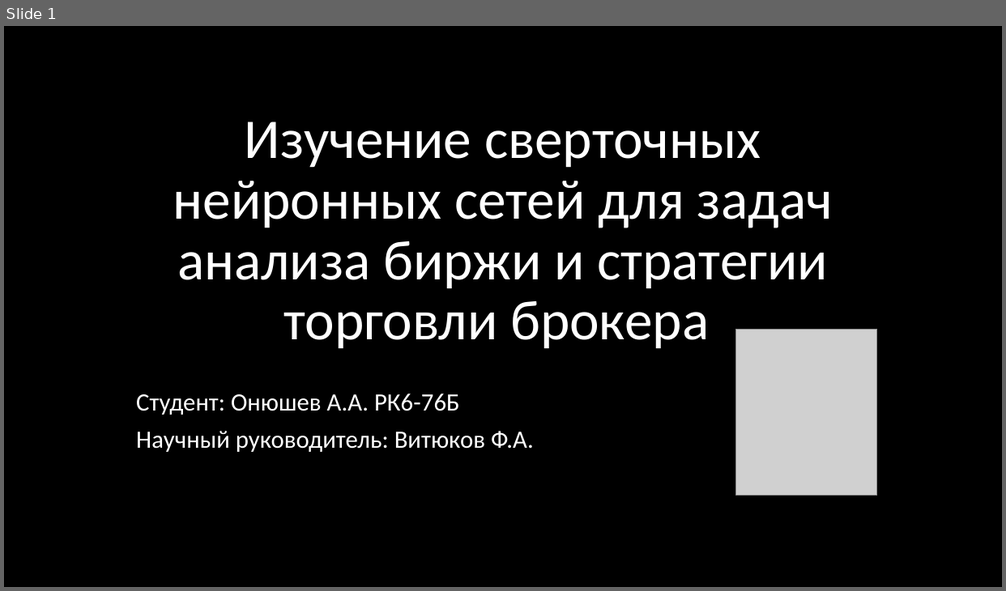
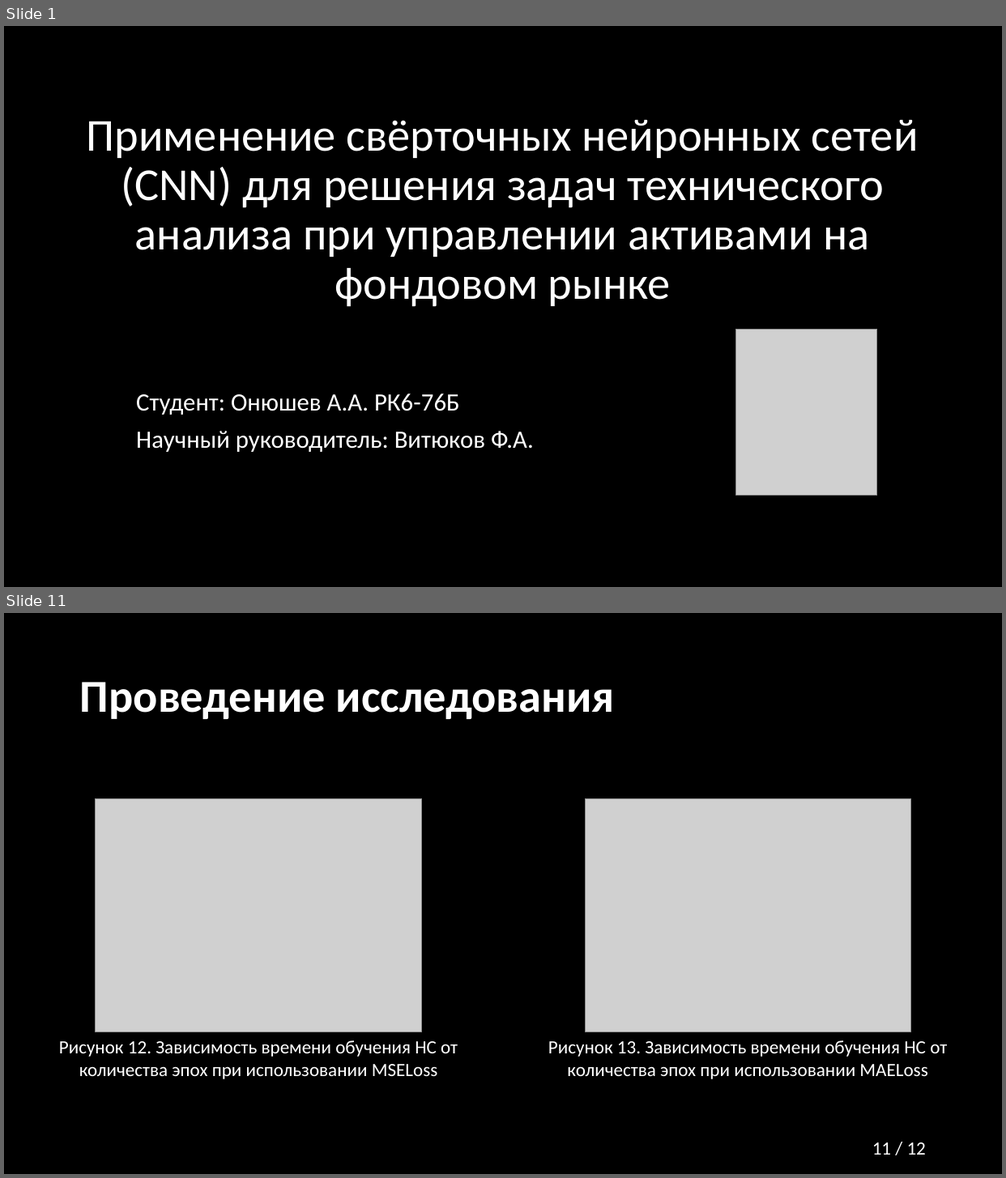
Before and after one commit to Relax-FM/Diploma, a slide deck: MMAPS/presentation/Presentation.pptx. Shown one above the other, each under a label of ours: slide 1 before the commit, slides 1 and 11 after it; the slides between them are not shown. The pictures are 1006x591 and 1006x1178 pixels, drawn with LibreOffice and Linux fonts; fonts in the diff are those of the drawing; grey boxes stand for pictures. Boxes give left, top, right and bottom in pixels: in the first picture for what was removed or moved away, otherwise in the second. Text is boxed around its words. In the diff, an @@ line names an element or a change of style, - is before the commit and + after.

```diff
--- a/MMAPS/presentation/Presentation.pptx
+++ b/MMAPS/presentation/Presentation.pptx
@@ slide 11 added at <box>4,613,1002,1174</box>, background #000000 @@
@@ title added at <box>80,682,615,719</box>, 44 pt, text #FFFFFF, bold @@
+Проведение исследования
@@ picture added at <box>96,798,423,1033</box> @@
@@ picture added at <box>585,798,910,1033</box> @@
@@ text added at <box>59,1041,458,1080</box>, 18 pt, text #FFFFFF @@
+Рисунок 12. Зависимость времени обучения НС от количества эпох при использовании MSELoss
@@ text added at <box>548,1041,947,1080</box>, 18 pt, text #FFFFFF @@
+Рисунок 13. Зависимость времени обучения НС от количества эпох при использовании MAELoss
@@ page number added at <box>872,1143,926,1155</box>, 18 pt, text #FFFFFF @@
+11 / 12
@@ slide 1 changed as well @@
@@ title at <box>87,120,918,307</box>: text changed; size 54 to 44 pt @@
-Изучение сверточных нейронных сетей для задач анализа биржи и стратегии торговли брокера
+Применение свёрточных нейронных сетей (CNN) для решения задач технического анализа при управлении активами на фондовом рынке
```
Also in this commit, not shown: 3 other slides changed, 7 other slides added, 1 other file.
